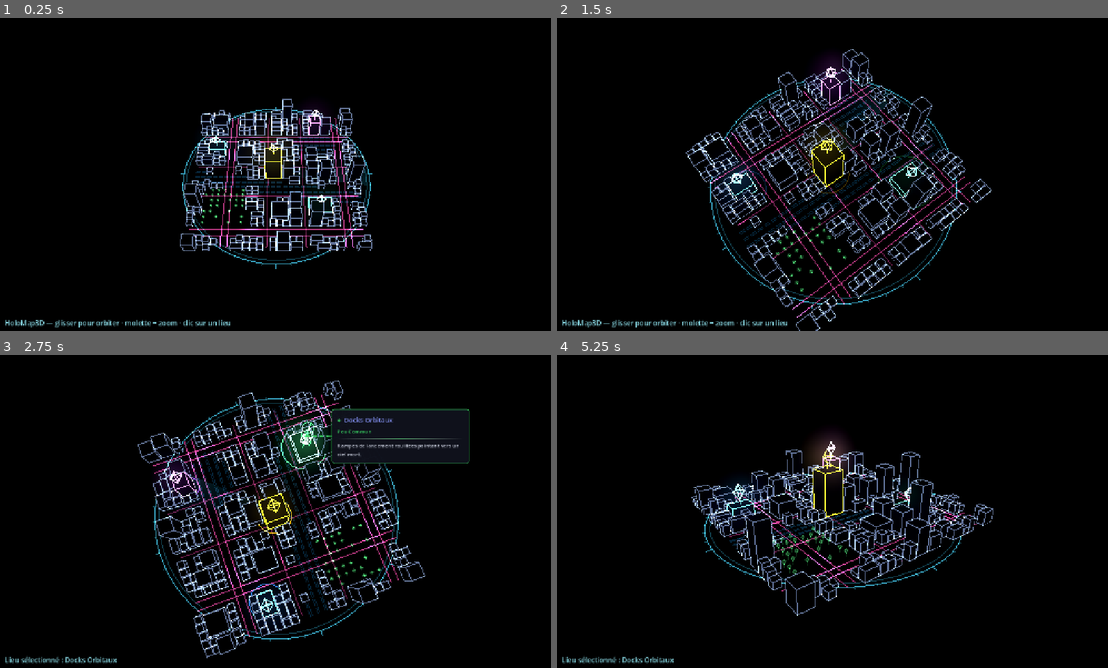
Above: before the commit, frames 1-4 (two rows, left to right).
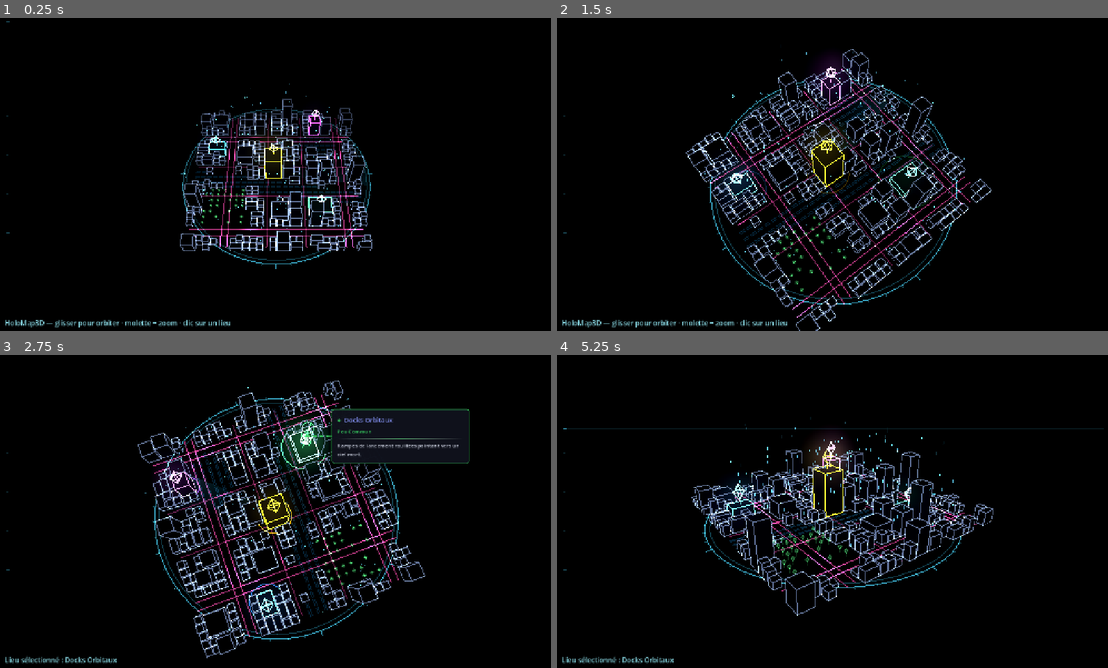
Above: after the commit, the same moments.

Repository: Rhend/Reliquary
Game: Godot game, scene res://scenes/holomap3d/holo_map_3d.tscn
The game is run twice, just before and just after one commit, with the same random seed, the same clock (stepped at 60 frames per second) and the same inputs. This scene is started directly instead of the project's main scene.
Inputs (mouse positions are in pixels of both pictures, inside the frame that each line leads up to):
- Up to frame 1 (0.25 s): no input
- Up to frame 2 (1.5 s): tap Enter at 0.5, 0.6 s; move the mouse to (953, 158) at 0.52 s; hold Right 0.53-1.25 s; click (953, 158) at 0.67 s; tap Space (ui_select) at 0.77 s; drag from (722, 190) to (804, 237) at 1.27 s
- Up to frame 3 (2.75 s): move the mouse to (330, 442) at 2.02 s; hold Right from 2.03 s (still down); tap Enter at 2.1 s; click (330, 442) at 2.17 s
- Up to frame 4 (5.25 s): release Right at 2.75 s; drag from (804, 574) to (667, 464) at 2.77 s; move the mouse to (997, 558) at 3.52 s; hold Left 3.53-4.25 s; tap Enter at 3.6, 5.1 s; click (997, 558) at 3.67 s; tap Space (ui_select) at 3.77 s; drag from (667, 464) to (749, 433) at 4.27 s; move the mouse to (860, 511) at 5.02 s; hold Left from 5.03 s (still down); click (860, 511) at 5.17 s

The runs differ from the first frame. In frame 1, 2.9% of the frame differs, in the area x 1-68%, y 1-72%; in frame 2, 0.1%; in frame 3, less than 0.1%; in frame 4, 0.8%.

Commit message:
feat(holomap3d): juice vague 2 — poussières de données, HUD 2D, brume de profondeur
- Poussières de données : courts segments lumineux qui montent en boucle
  (holo_motes.gdshader, dérive animée + fondu) → ambiance holographique vivante.
- Chrome HUD 2D (HoloHud) : crochets d'angle + ligne de scan qui balaie +
  graduations latérales, cyan discret, par-dessus le rendu (table tactique).
- Brume de profondeur : les arêtes/routes lointaines (vs caméra) s'estompent
  (holo_line + holo_route, fog vers CAMERA_POSITION_WORLD) → focus centre,
  volume. Les FACES ne fadent pas → l'occlusion anti-fouillis reste intacte.
Tout exposé (motes_actif/count/hauteur/couleur_motes, hud_actif, brume_debut/fin).

Co-Authored-By: Claude Opus 4.8 <noreply@anthropic.com>

Diff:
--- /dev/null
+++ b/scenes/holomap3d/HoloHud.gd
@@ -0,0 +1,52 @@
+# ============================================================
+# HoloHud — Habillage HUD « table tactique » (Control 2D, par-dessus le rendu).
+#
+# Crochets d'angle aux quatre coins + ligne de scan horizontale qui balaie
+# lentement l'écran + petites graduations. Purement décoratif (mouse ignore),
+# couleur cyan discrète. Dessiné en _draw, animé en _process.
+# ============================================================
+class_name HoloHud
+extends Control
+
+var couleur := Color(0.40, 0.85, 1.00)
+var _t := 0.0
+
+func _ready() -> void:
+	set_anchors_and_offsets_preset(Control.PRESET_FULL_RECT)
+	mouse_filter = Control.MOUSE_FILTER_IGNORE
+
+func _process(dt: float) -> void:
+	_t += dt
+	queue_redraw()
+
+func _draw() -> void:
+	var sz := get_viewport_rect().size
+	var m := 18.0      # marge
+	var L := 30.0      # longueur des branches
+	var w := 2.0
+	var cb := Color(couleur, 0.55)
+
+	# Crochets d'angle (4 coins).
+	_crochet(Vector2(m, m), Vector2(1, 1), L, w, cb)
+	_crochet(Vector2(sz.x - m, m), Vector2(-1, 1), L, w, cb)
+	_crochet(Vector2(m, sz.y - m), Vector2(1, -1), L, w, cb)
+	_crochet(Vector2(sz.x - m, sz.y - m), Vector2(-1, -1), L, w, cb)
+
+	# Ligne de scan horizontale qui descend lentement (boucle douce).
+	var y := fposmod(_t * 0.045, 1.0) * sz.y
+	draw_line(Vector2(m, y), Vector2(sz.x - m, y), Color(couleur, 0.10), 1.0)
+	# Petit curseur sur le bord gauche au niveau du scan.
+	draw_line(Vector2(m, y), Vector2(m + 8.0, y), Color(couleur, 0.5), 2.0)
+
+	# Graduations latérales discrètes (bord gauche).
+	var ticks := 14
+	for i in ticks + 1:
+		var ty := m + L + (sz.y - 2.0 * (m + L)) * float(i) / float(ticks)
+		var long := i % 5 == 0
+		draw_line(Vector2(m, ty), Vector2(m + (8.0 if long else 4.0), ty),
+				Color(couleur, 0.30 if long else 0.16), 1.0)
+
+# Crochet d'angle : deux branches partant de `coin` dans la direction `dir`.
+func _crochet(coin: Vector2, dir: Vector2, L: float, w: float, col: Color) -> void:
+	draw_line(coin, coin + Vector2(dir.x * L, 0), col, w)
+	draw_line(coin, coin + Vector2(0, dir.y * L), col, w)
--- a/scenes/holomap3d/HoloMap3D.gd
+++ b/scenes/holomap3d/HoloMap3D.gd
@@ -31,6 +31,7 @@
 const POST_SHADER := preload("res://scenes/holomap3d/holo_post.gdshader")
 const ROUTE_SHADER := preload("res://scenes/holomap3d/holo_route.gdshader")
 const FACE_SHADER := preload("res://scenes/holomap3d/holo_face.gdshader")
+const MOTES_SHADER := preload("res://scenes/holomap3d/holo_motes.gdshader")
 const FACE_INSET := 0.96   # faces légèrement insérées → les arêtes ne sont pas avalées
 
 @export var seed_val := 1337
@@ -116,6 +117,14 @@
 @export var radar_vitesse := 22.0             # °/s du balayage
 @export var couleur_socle := Color(0.30, 0.85, 1.00)  # cyan holographique (cadre/HUD au sol)
 @export var zoom_amorti := true               # zoom molette lissé
+@export var hud_actif := true                 # habillage HUD 2D (crochets + ligne de scan)
+@export var motes_actif := true               # poussières de données qui montent
+@export var motes_count := 160
+@export var motes_hauteur := 3.5              # hauteur de montée des poussières
+@export var couleur_motes := Color(0.40, 0.85, 1.00)
+# Brume de profondeur : les arêtes lointaines s'estompent (focus centre).
+@export var brume_debut := 16.0
+@export var brume_fin := 30.0
 
 # ─── Lieux ────────────────────────────────────────────────────
 @export_group("Lieux")
@@ -137,6 +146,7 @@
 var _tooltip: HoloTooltip
 var _hovered: HoloLocation3D
 var _radar: Node3D
+var _mat_motes: ShaderMaterial
 var _distance_cible := 15.0
 var _intro_en_cours := false
 
@@ -158,6 +168,8 @@
 	if post_process_interne:
 		_setup_post()
 	_setup_debug()
+	if hud_actif:
+		_setup_hud()
 	_setup_tooltip()
 	_build_all()
 
@@ -215,6 +227,19 @@
 	_mat_faces.set_shader_parameter("face_color", couleur_faces)
 	_mat_faces.set_shader_parameter("opacite", opacite_faces)
 	_mat_faces.render_priority = -1
+
+	# Poussières de données (montée animée).
+	_mat_motes = ShaderMaterial.new()
+	_mat_motes.shader = MOTES_SHADER
+	_mat_motes.set_shader_parameter("mote_color", couleur_motes)
+	_mat_motes.set_shader_parameter("hauteur", motes_hauteur)
+
+	# Brume de profondeur : poussée sur les matériaux de lignes/routes (les faces
+	# ne fadent pas → l'occlusion reste). Les lieux/faisceaux utilisent les
+	# valeurs par défaut du shader (cohérentes avec ces exports).
+	for m: ShaderMaterial in [_mat_decor, _mat_ambiance, _mat_routes]:
+		m.set_shader_parameter("fog_debut", brume_debut)
+		m.set_shader_parameter("fog_fin", brume_fin)
 
 func _setup_post() -> void:
 	var layer := CanvasLayer.new()
@@ -245,6 +270,14 @@
 	layer.add_child(lbl)
 	_debug_label = lbl
 
+func _setup_hud() -> void:
+	var layer := CanvasLayer.new()
+	layer.layer = 2
+	add_child(layer)
+	var hud := HoloHud.new()
+	hud.couleur = couleur_socle
+	layer.add_child(hud)
+
 func _setup_tooltip() -> void:
 	var layer := CanvasLayer.new()
 	layer.layer = 3
@@ -288,10 +321,35 @@
 		_build_decor()
 	_build_ville()
 	_construire_lieux(lieux)
+	if motes_actif:
+		_build_motes()
 	if radar_actif:
 		_build_radar()
 	if intro_actif:
 		_jouer_intro()
+
+# ─── Poussières de données (montée animée par shader) ─────────
+func _build_motes() -> void:
+	var rng := RandomNumberGenerator.new()
+	rng.seed = seed_val ^ 0x310C0DE
+	var r := (_cgrid() + 1.0) * taille_cellule
+	var seg := 0.12
+	var s := SurfaceTool.new()
+	s.begin(Mesh.PRIMITIVE_LINES)
+	for _i in maxi(0, motes_count):
+		var ang := rng.randf() * TAU
+		var rad := sqrt(rng.randf()) * r        # disque uniforme
+		var x := cos(ang) * rad
+		var z := sin(ang) * rad
+		var ph := rng.randf()                    # phase de montée
+		var a := 0.35 + 0.45 * rng.randf()
+		s.set_color(Color(1, 1, 1, a)); s.set_uv(Vector2(ph, 0)); s.add_vertex(Vector3(x, 0, z))
+		s.set_color(Color(1, 1, 1, a)); s.set_uv(Vector2(ph, 0)); s.add_vertex(Vector3(x, seg, z))
+	var mi := MeshInstance3D.new()
+	mi.name = "Motes"
+	mi.mesh = s.commit()
+	mi.material_override = _mat_motes
+	_monde.add_child(mi)
 
 # ─── Socle « table tactique » (anneau + ticks au sol) ─────────
 func _build_socle() -> void:
--- a/scenes/holomap3d/holo_line.gdshader
+++ b/scenes/holomap3d/holo_line.gdshader
@@ -14,10 +14,23 @@
 
 uniform float emission_strength = 2.0;  // gain HDR (>1 -> glow)
 uniform float alpha_mult = 1.0;         // opacite globale (pulse / survol)
+// Brume de profondeur : les aretes lointaines (par rapport a la camera)
+// s'estompent → focus sur le centre, sensation de volume.
+uniform float fog_debut = 16.0;
+uniform float fog_fin = 30.0;
+uniform float fog_min = 0.25;           // alpha/intensite residuels au loin
+
+varying vec3 w_pos;
+
+void vertex() {
+	w_pos = (MODEL_MATRIX * vec4(VERTEX, 1.0)).xyz;
+}
 
 void fragment() {
-	vec3 c = COLOR.rgb * emission_strength;
+	float d = distance(w_pos, CAMERA_POSITION_WORLD);
+	float fade = mix(1.0, fog_min, smoothstep(fog_debut, fog_fin, d));
+	vec3 c = COLOR.rgb * emission_strength * fade;
 	ALBEDO = c;
 	EMISSION = c;
-	ALPHA = COLOR.a * alpha_mult;
+	ALPHA = COLOR.a * alpha_mult * fade;
 }
--- /dev/null
+++ b/scenes/holomap3d/holo_motes.gdshader
@@ -0,0 +1,32 @@
+// ============================================================
+// holo_motes.gdshader - Poussières de données holographiques (montée + boucle).
+//
+// Appliqué à un mesh de courts segments verticaux (PRIMITIVE_LINES). Chaque
+// segment porte sa PHASE dans UV.x ; le vertex shader le fait dériver vers le
+// haut selon TIME (boucle via fract) et fond aux extrémités → pluie de bits
+// lumineux qui montent. Additif, sans écriture de profondeur.
+//
+// IMPORTANT : commentaires ASCII pur (parseur de shaders Godot).
+// ============================================================
+shader_type spatial;
+render_mode unshaded, blend_add, cull_disabled, depth_draw_never, shadows_disabled;
+
+uniform vec4  mote_color : source_color = vec4(0.40, 0.85, 1.00, 1.0);
+uniform float vitesse = 0.06;   // vitesse de montée (lent)
+uniform float hauteur = 3.5;    // hauteur de montée avant boucle
+
+varying float v_a;
+
+void vertex() {
+	float t = fract(UV.x + TIME * vitesse);
+	VERTEX.y += t * hauteur;
+	// Fondu d'entrée (bas) et de sortie (haut) → la boucle est invisible.
+	v_a = smoothstep(0.0, 0.12, t) * (1.0 - smoothstep(0.72, 1.0, t));
+}
+
+void fragment() {
+	vec3 c = mote_color.rgb * 1.6;
+	ALBEDO = c;
+	EMISSION = c;
+	ALPHA = COLOR.a * v_a;
+}
--- a/scenes/holomap3d/holo_route.gdshader
+++ b/scenes/holomap3d/holo_route.gdshader
@@ -17,14 +17,26 @@
 uniform float flux_intensite = 1.2;   // surbrillance du flux
 uniform float flux_vitesse = 0.35;    // vitesse du flux (lent)
 uniform float flux_frequence = 0.18;  // pulses par unite de longueur
+// Brume de profondeur (coherente avec holo_line).
+uniform float fog_debut = 16.0;
+uniform float fog_fin = 30.0;
+uniform float fog_min = 0.25;
+
+varying vec3 w_pos;
+
+void vertex() {
+	w_pos = (MODEL_MATRIX * vec4(VERTEX, 1.0)).xyz;
+}
 
 void fragment() {
 	float u = UV.x;
 	float phase = fract(u * flux_frequence - TIME * flux_vitesse);
 	float pulse = exp(-pow((phase - 0.5) / 0.07, 2.0));  // pic etroit qui se deplace
 	float inten = COLOR.a;                               // hierarchie avenue / rue
-	vec3 c = route_color.rgb * inten * (emission_base + flux_intensite * pulse);
+	float d = distance(w_pos, CAMERA_POSITION_WORLD);
+	float fade = mix(1.0, fog_min, smoothstep(fog_debut, fog_fin, d));
+	vec3 c = route_color.rgb * inten * (emission_base + flux_intensite * pulse) * fade;
 	ALBEDO = c;
 	EMISSION = c;
-	ALPHA = 1.0;
+	ALPHA = fade;
 }
Not shown, added: scenes/holomap3d/HoloHud.gd.uid
Not shown, added: scenes/holomap3d/holo_motes.gdshader.uid
